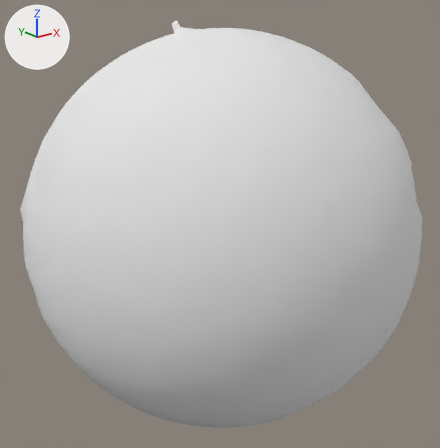
A saved change to the OBJ model res/pendulum_horizontal/Pendulum_horizontal.000062.obj.
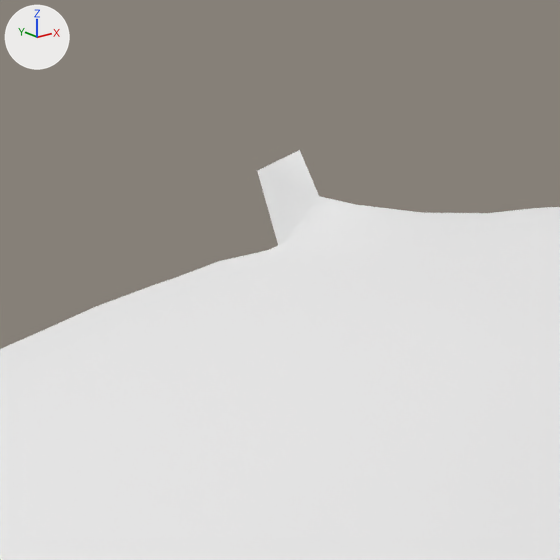
The first picture shows the older version from a 50 mm lens placed at (131.0, -323.8, 132.4), pointed at (398.5, 10.5, -1.3). The close-ups show both versions on the part from 31% to 48% of the width and 0% to 17% of the height of that picture. The axes (+X, +Y, +Z) are drawn at upper left. The lights are the same throughout. Where no turn or scale is listed for an object, it has been applied to the vertices.

Before the edit, the objects in view are built like this:
```python
me_pendulum_horizontal_000062 = bpy.data.meshes.new('Pendulum_horizontal.000062')
me_pendulum_horizontal_000062.from_pydata(...)  # 5009 vertices, 9935 faces; spans x 268.0..513.0, y -117.0..147.0, z -155.0..141.0
me_pendulum_horizontal_000062.materials.append(mat_pendulum_horizontal_000062)  # white #e7e7e7
# before: 4169 (387.0, 38.0, 133.0) at pixel (337, 235), 4459 (398.0, 39.0, 135.0) at pixel (422, 212), 4460 (392.0, 36.0, 135.0) at pixel (397, 219), 4693 (388.0, 45.0, 133.0) at pixel (304, 234), 4824 (391.0, 53.0, 132.0)
# before: 4905 (390.0, 39.0, 136.0) at pixel (355, 204), 4971 (391.0, 46.0, 137.0) at pixel (319, 196), 4972 (392.0, 51.0, 141.0) at pixel (299, 150), 5006 (389.0, 53.0, 139.0) at pixel (257, 170)
ob_pendulum_horizontal_000062 = bpy.data.objects.new('Pendulum_horizontal.000062', me_pendulum_horizontal_000062)
ob_pendulum_horizontal_000062.location = (0.0, 0.0, 0.0)
```
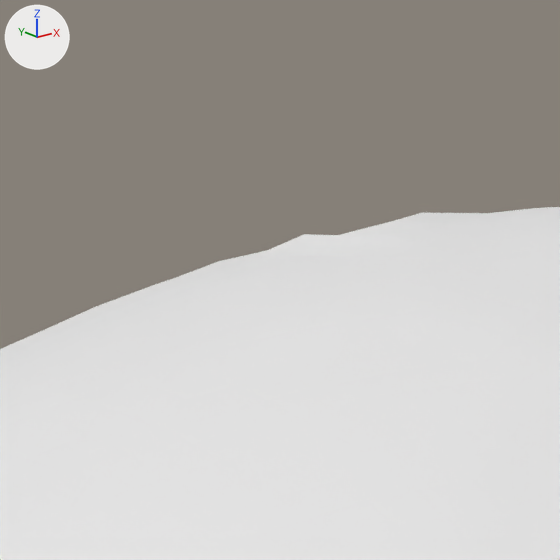
Where the change shows, as pixel boxes [x1, y1, x2, y2] in the close-ups (560 x 560 px):
'Pendulum_horizontal.000062', reshaped: before [0, 150, 560, 560]; after [0, 207, 560, 560]
part 1 of me_pendulum_horizontal_000062, deleted: before [257, 150, 422, 245]

What changed in the scene script:
```text
Change me_pendulum_horizontal_000062:
    where me_pendulum_horizontal_000062.from_pydata(...)  # 5009 vertices, 9935 faces; spans x 268.0..513.0, y -117.0..147.0, z -155.0..141.0
    used by ob_pendulum_horizontal_000062; location = (0.0, 0.0, 0.0)
    verts and faces of me_pendulum_horizontal_000062; kept vertices keep their numbers, new ones are numbered from 5009
    remove me_pendulum_horizontal_000062.materials.append(mat_pendulum_horizontal_000062)  # white #e7e7e7
    me_pendulum_horizontal_000062 part 1
    add delete_vertices([4905, 4971, 4972, 5006])  # with the faces that use them
```
